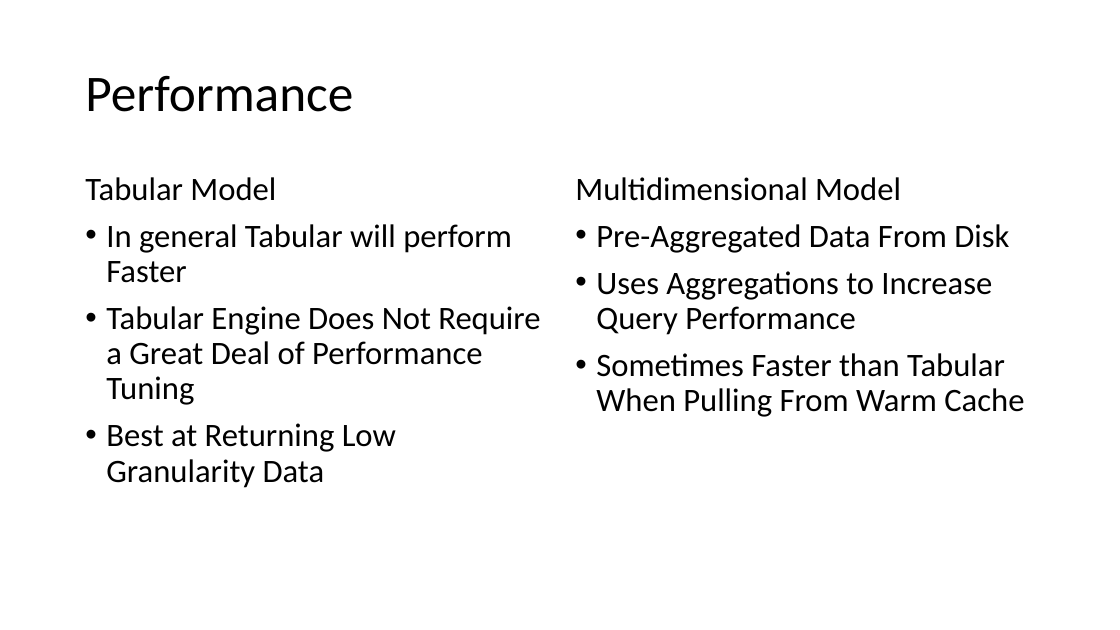
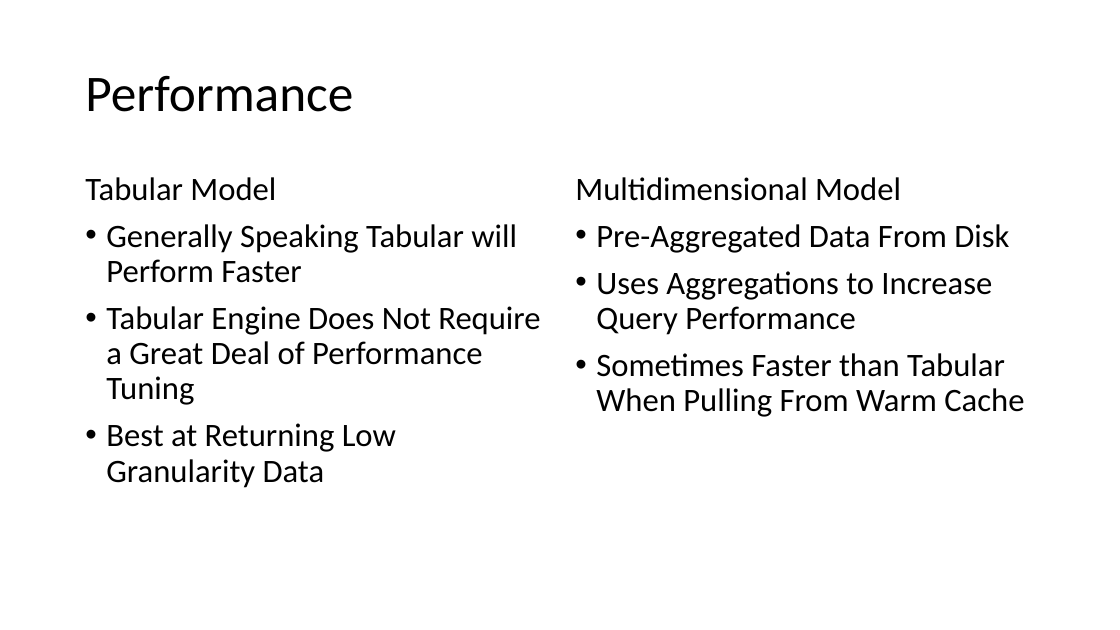
Before and after one commit to LukasSteindl/tabularmodelforfinance, a slide deck: slide 7 of Slides.pptx. Drawn at 1120x630 pixels with LibreOffice and Linux fonts; fonts in the diff are those of the drawing. Boxes give left, top, right and bottom in pixels: in the first picture for what was removed or moved away, otherwise in the second. Text is boxed around its words. In the diff, an @@ line names an element or a change of style, - is before the commit and + after.

```diff
--- a/Slides.pptx
+++ b/Slides.pptx
@@ text at [106, 224, 517, 283]: text changed @@
-• In general Tabular will perform Faster
+• Generally Speaking Tabular will Perform Faster
```
Also in this commit, not shown: 5 other slides changed, 3 slides added, 3 slides removed.
